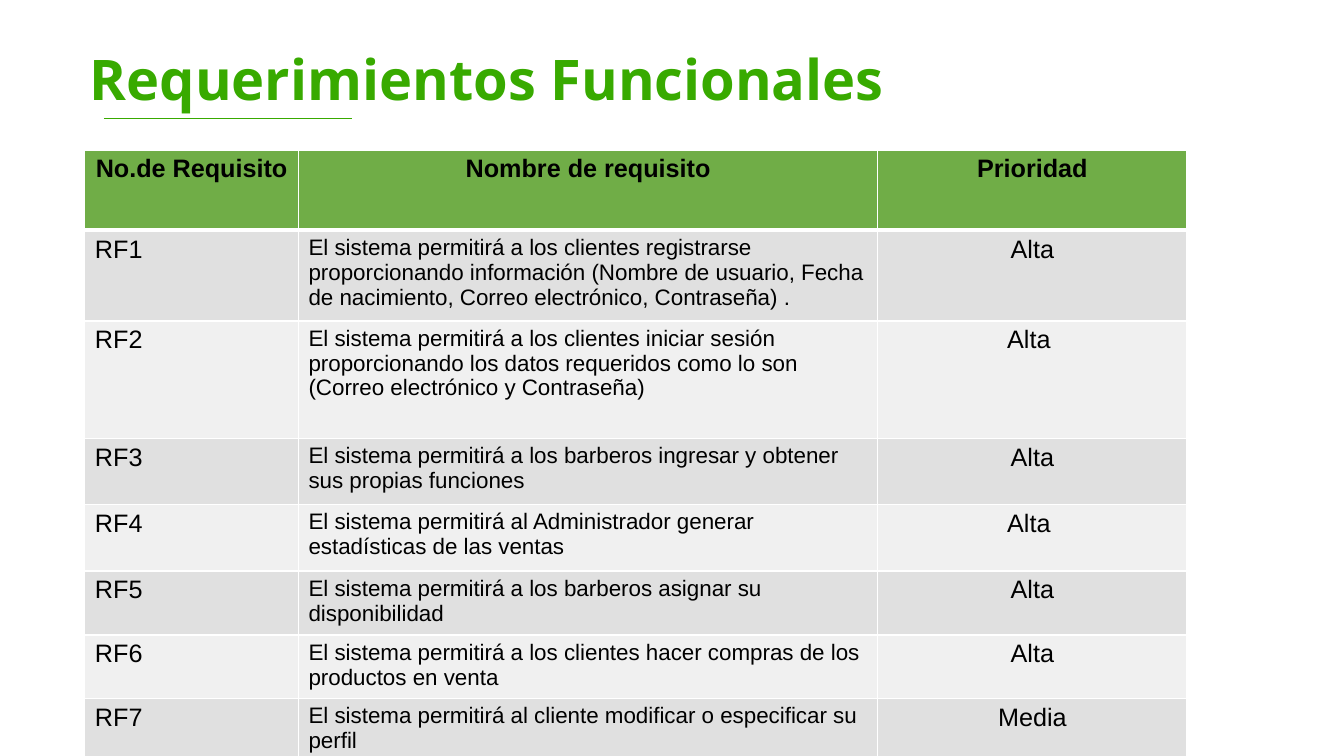
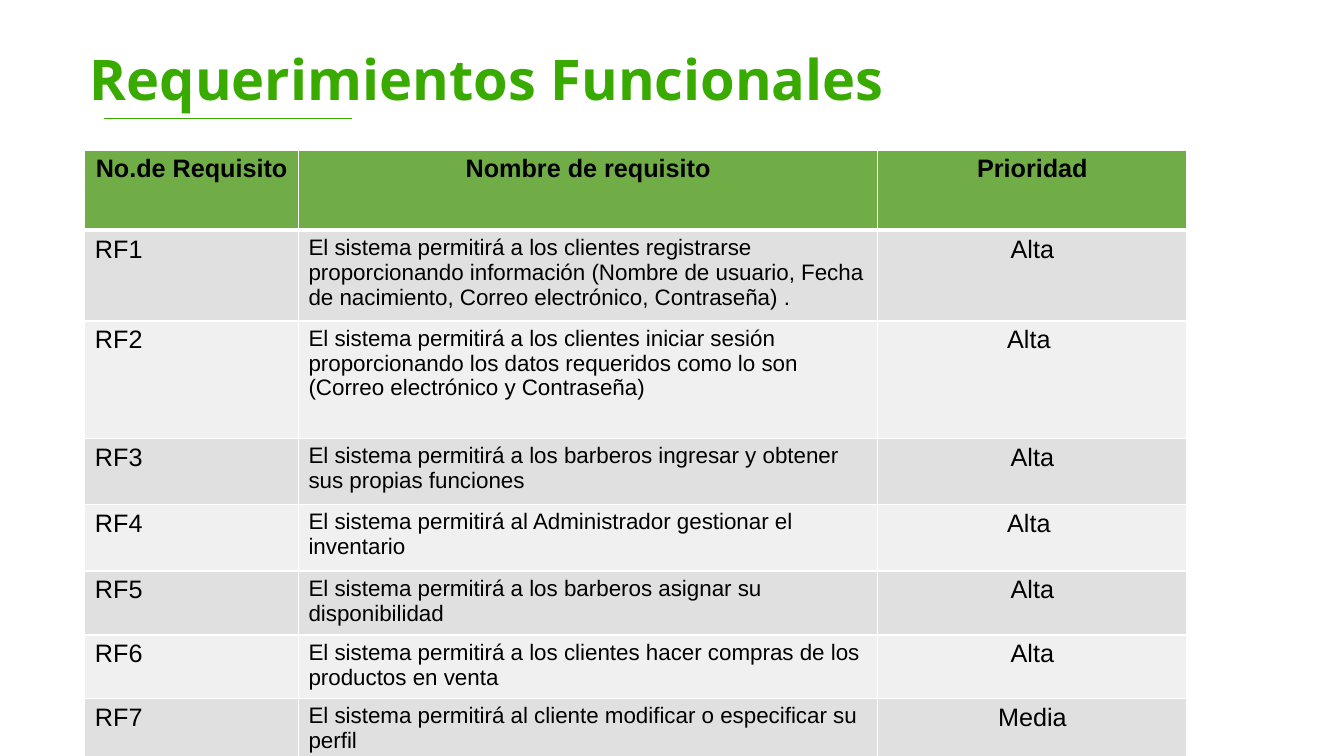
Before and after one commit to luiscarlosmedina/Master-Barber, a slide deck: slide 2 of RF-RNF.pptx. Drawn at 1344x756 pixels with LibreOffice and Linux fonts; fonts in the diff are those of the drawing; background and template pictures are left out. Boxes give left, top, right and bottom in pixels: in the first picture for what was removed or moved away, otherwise in the second. Text is boxed around its words. In the diff, an @@ line names an element or a change of style, - is before the commit and + after.

```diff
--- a/RF-RNF.pptx
+++ b/RF-RNF.pptx
@@ table at (x1=85, y1=150, x2=1188, y2=756) @@
-row 5, column 2: El sistema permitirá al Administrador generar estadísticas de las ventas
+row 5, column 2: El sistema permitirá al Administrador gestionar el inventario
```
Also in this commit, not shown: 1 other slide changed, 1 slide added, 2 other files.
